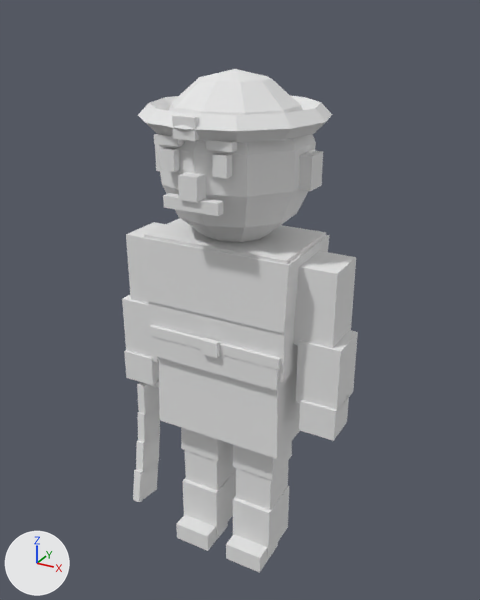
What one commit did to the glTF model sample_project/assets/3d/units/chinese/swordsman_a1.glb.
Rendered twice from a camera (50 mm lens) standing at (0.996, -1.782, 1.882) and looking at (-0.015, 0.056, 0.962). The lights are fixed; the arrows at lower left show +X, +Y and +Z. The first picture is the older version. Vertices at exactly the same position are counted once.

Script lines for the objects in view, before the commit:
```python
me_body = bpy.data.meshes.new('Body')
me_body.from_pydata(...)  # 422 vertices, 684 faces; spans x -0.43..0.41, y -0.29..0.36, z 0.0..1.72
me_body.materials.append(mat_pe_unitpalette)  # white #e7e7e7
ob_body = bpy.data.objects.new('Body', me_body)
ob_body.location = (0.0, 0.0, 0.0)
```
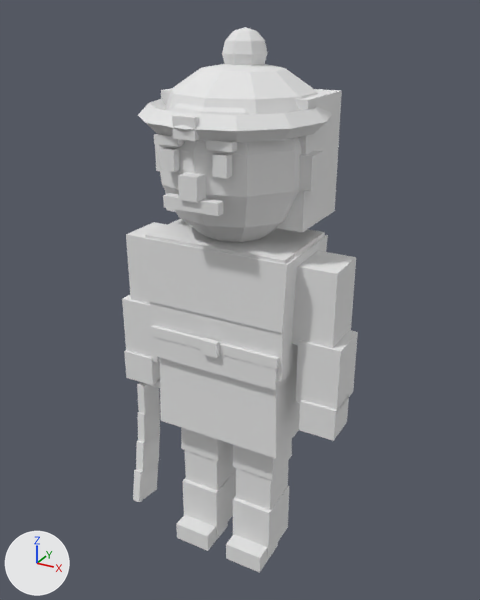
The newer file is also rescaled (x0.98) as a whole; pictures and numbers use the older file's frame.

Location of each change, (x1, y1, x2, y2) in pixels of the pictures (480 x 600 px; the box of a moved part takes in the faces that stretch with it):
'Body', reshaped (8% taller): before (122, 69, 358, 573); after (122, 27, 358, 573)
part 1 of me_body, moved or reshaped: before (144, 218, 326, 382); after (142, 235, 328, 333)
part 2 of me_body, added: after (146, 219, 325, 382)
part 3 of me_body, added: after (161, 88, 342, 232)
part 4 of me_body, added: after (222, 27, 268, 65)
part 5 of me_body, added: after (166, 64, 328, 123)

Diff of the bpy script that builds the scene:
```diff
--- a/sample_project/assets/3d/units/chinese/swordsman_a1.glb.py
+++ b/sample_project/assets/3d/units/chinese/swordsman_a1.glb.py
@@ me_body @@
 # used by ob_body; location = (0.0, 0.0, 0.0)
-me_body.from_pydata(...)  # 422 vertices, 684 faces; spans x -0.43..0.41, y -0.29..0.36, z 0.0..1.72
+me_body.from_pydata(...)  # 503 vertices, 834 faces; spans x -0.43..0.41, y -0.29..0.36, z 0.0..1.83
+# me_body part 1: the loose piece of 8 vertices spanning x -0.25..0.25, y -0.15..0.15, z 0.82..1.22 is scaled about its middle by (1, 1.03, 0.55), then moved by (0.0, 0.0, 0.08)
+# me_body part 2: a new loose piece, a box spanning x -0.24..0.24, y -0.15..0.15, z 0.82..1.22, in mat_pe_unitpalette (white #e7e7e7)
+# me_body part 3: a new loose piece, a box spanning x -0.24..0.24, y -0.03..0.23, z 1.27..1.65, in mat_pe_unitpalette (white #e7e7e7)
+# me_body part 4: a new loose piece, an icosphere of 80 faces spanning x -0.07..0.07, y -0.01..0.13, z 1.69..1.83, in mat_pe_unitpalette (white #e7e7e7)
+# me_body part 5: a new loose piece of 31 vertices spanning x -0.25..0.25, y -0.2..0.3, z 1.57..1.74, in mat_pe_unitpalette (white #e7e7e7)
+# other edits to the shape of me_body do not show in these pictures
 me_body.materials.append(mat_pe_unitpalette)
```
